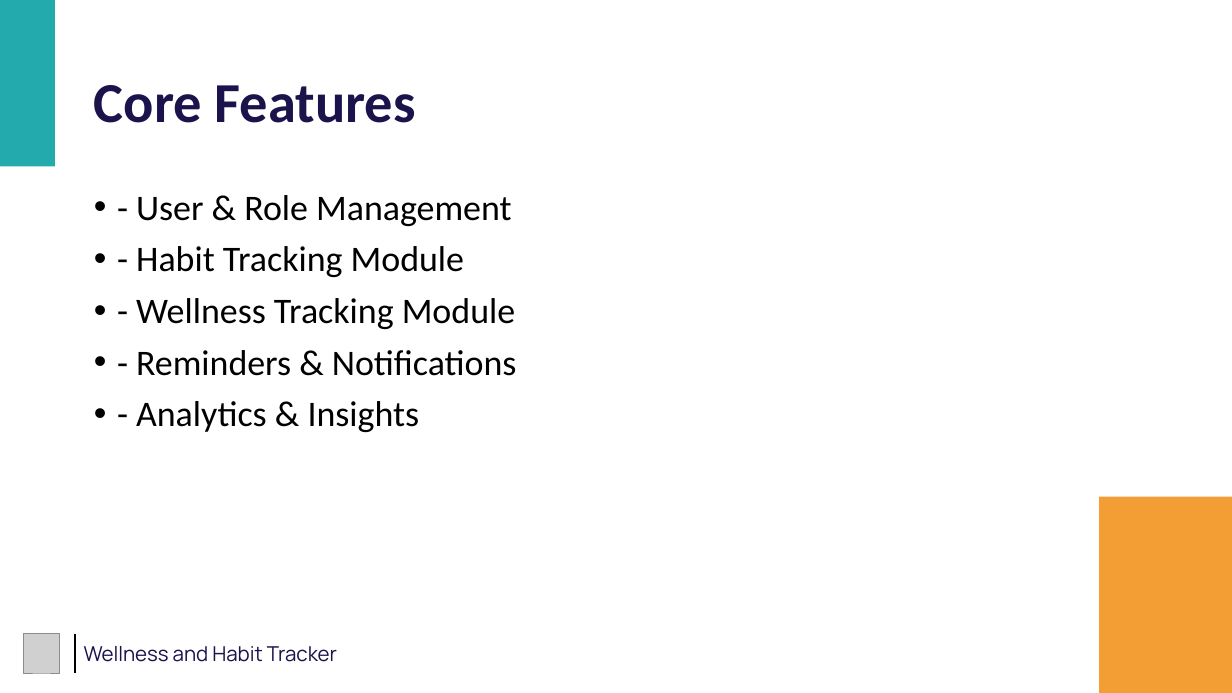
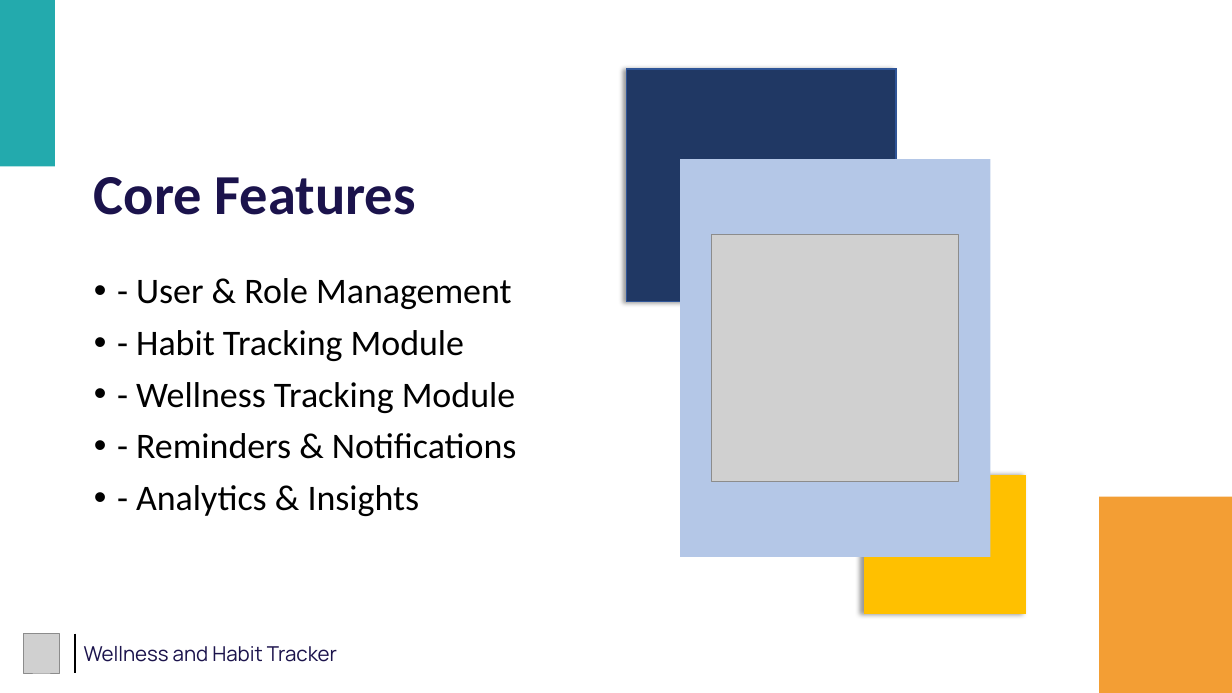
Before and after one commit to vaishnav2002-rma/wellness_habit_tracker, a slide deck: slide 6 of ZennialPro_Project_PPT.pptx. Drawn at 1232x693 pixels with LibreOffice and Linux fonts; fonts in the diff are those of the drawing; grey boxes stand for pictures. Boxes give left, top, right and bottom in pixels: in the first picture for what was removed or moved away, otherwise in the second. Text is boxed around its words. In the diff, an @@ line names an element or a change of style, - is before the commit and + after.

```diff
--- a/ZennialPro_Project_PPT.pptx
+++ b/ZennialPro_Project_PPT.pptx
@@ rectangle added at box(627, 69, 896, 302), fill #203864, outline #2F5597 1 pt @@
@@ title "Core Features": place and size @@
-title "Core Features" at box(94, 85, 416, 123)
+title "Core Features" at box(94, 177, 416, 215)
@@ rectangle added at box(680, 159, 991, 557), fill #B4C7E7 @@
@@ picture added at box(712, 235, 959, 482) @@
@@ text "- User & Role Management": place and size @@
-text "- User & Role Management" at box(136, 195, 517, 432)
+text "- User & Role Management" at box(136, 278, 517, 516)
@@ rectangle added at box(864, 476, 1025, 614), fill #FFC000, outline #FFC000 1 pt @@
```
Also in this commit, not shown: 9 other slides changed, 2 slides added, 4 other files.
